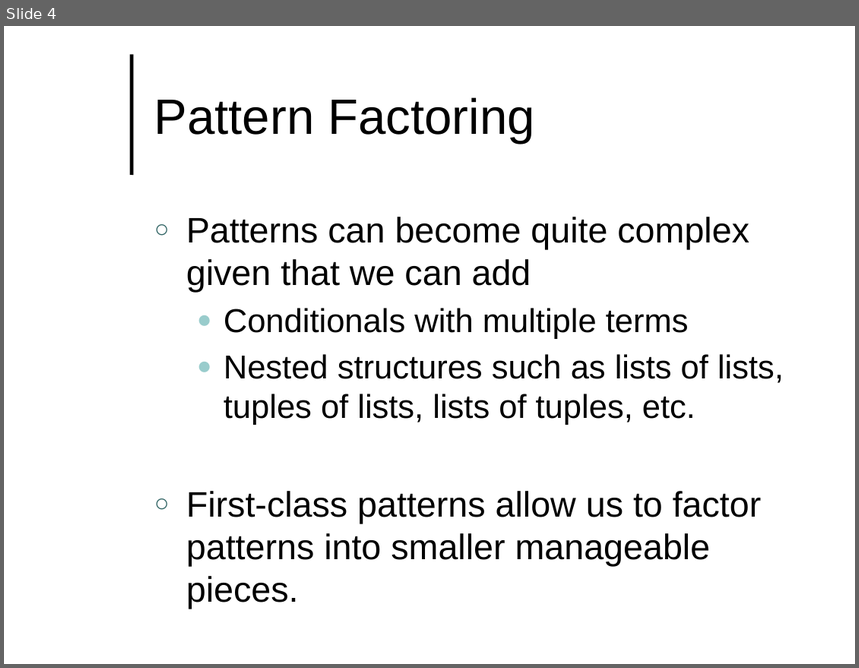
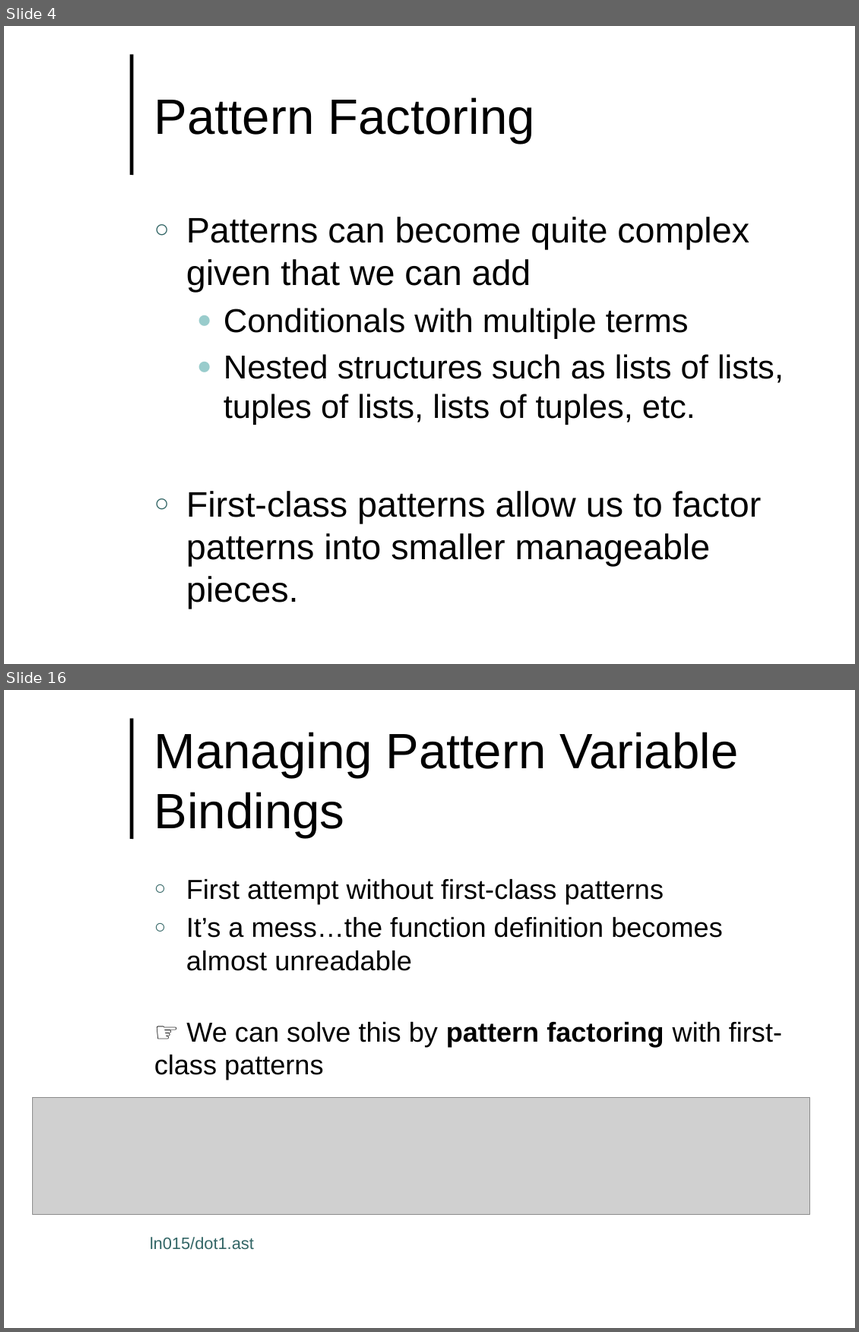
Before and after one commit to lutzhamel/CSC493, a slide deck: notes/csc493-ln015.pptx. Shown one above the other, each under a label of ours: slide 4 before the commit, slides 4 and 16 after it; the slides between them are not shown. The pictures are 859x668 and 859x1332 pixels, drawn with LibreOffice and Linux fonts; fonts in the diff are those of the drawing; grey boxes stand for pictures; background and template pictures are left out. Boxes give left, top, right and bottom in pixels: in the first picture for what was removed or moved away, otherwise in the second. Text is boxed around its words. In the diff, an @@ line names an element or a change of style, - is before the commit and + after.

```diff
--- a/notes/csc493-ln015.pptx
+++ b/notes/csc493-ln015.pptx
@@ slide 16 added at [4,690,855,1328], background #FFFFFF; not listed: 1 template element that a slide beside it also shows @@
@@ title added at [154,732,738,837], 42 pt, text #000000 @@
+Managing Pattern Variable Bindings
@@ text added at [186,879,782,1046], 23.2 pt, text #000000 @@
+○ First attempt without first-class patterns
+○ It’s a mess…the function definition becomes almost unreadable
+☞ We can solve this by pattern factoring with first-class patterns
@@ picture added at [32,1097,810,1215] @@
@@ text added at [150,1237,254,1250], 14 pt, text #336666 @@
+ln015/dot1.ast
```
Also in this commit, not shown: 2 slides changed, 10 other slides added, 7 other files.
